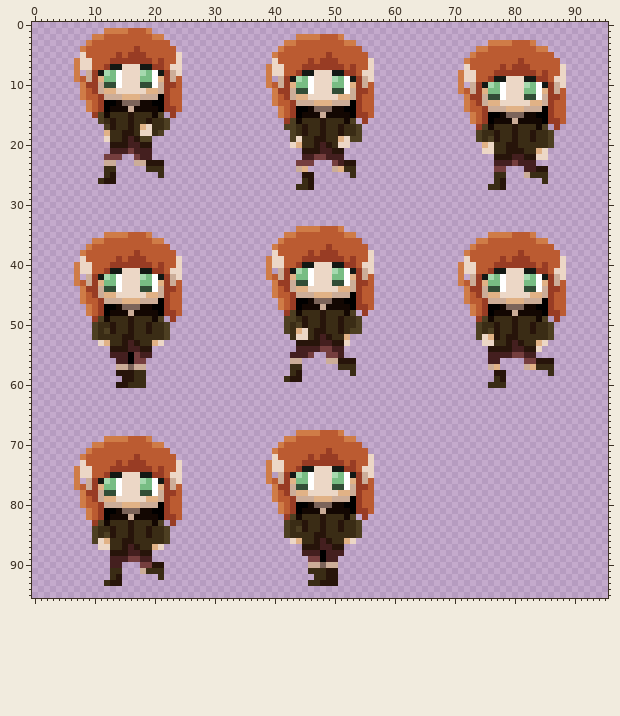
Edited in one commit: sprite sheet (IGB100Game/Assets/Sprites/Player/Walk.png). The picture above was drawn from the file before the commit.
The file is 96x96 pixels.
The same view after the edit:
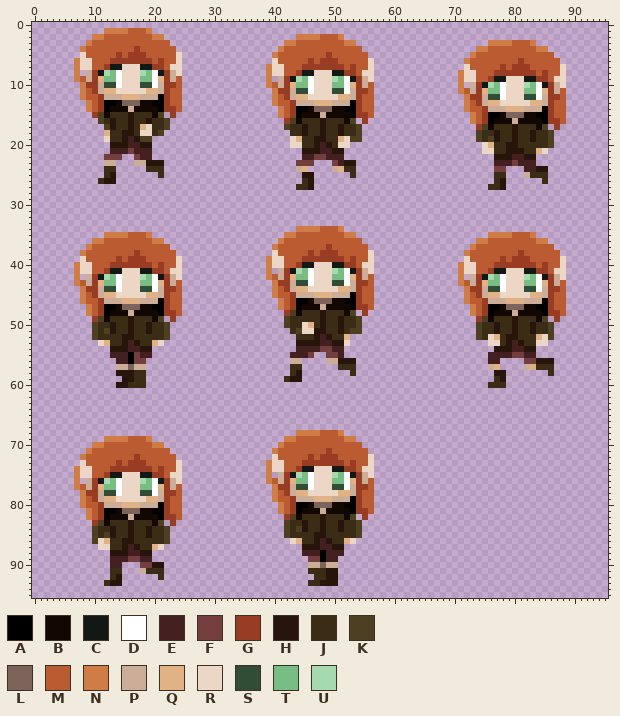
Palette (. is transparent): A #000000  B #130702  C #131814  D #ffffff  E #441f1f  F #753e3e  G #983c24  H #27140a  J #3a2c15  K #4d3f22  L #7c645a  M #bb5b31  N #cf7c47  P #ccad98  Q #e1b286  R #ecd7c6  S #314d36  T #78bd84  U #a5d9ae
Message: Fix Walk Animation fixed the hands
Diff:
{"y":17,"x":43,"old":"K","new":"J"}
{"y":18,"x":43,"old":"K","new":"J"}
{"y":19,"x":43,"old":"KR","new":"RQ"}
{"y":20,"x":44,"old":"Q","new":"R"}
{"y":20,"x":75,"old":"QR","new":"RQ"}
{"y":22,"x":84,"old":"RR","new":".."}
{"y":49,"x":43,"old":"K","new":"J"}
{"y":49,"x":45,"old":"H","new":"J"}
{"y":50,"x":44,"old":"KHJ","new":"JRQ"}
{"y":51,"x":42,"old":"K","new":"."}
{"y":51,"x":44,"old":"Q","new":"K"}
{"y":51,"x":46,"old":"J","new":"R"}
{"y":51,"x":76,"old":"K","new":"J"}
{"y":52,"x":43,"old":"JRR","new":".JJ"}
{"y":52,"x":75,"old":"RQH","new":"JRQ"}
{"y":52,"x":84,"old":"JJ","new":"QR"}
{"y":53,"x":75,"old":"R","new":"."}
{"y":53,"x":77,"old":"J","new":"R"}
{"y":53,"x":84,"old":"Q","new":"R"}
{"y":54,"x":76,"old":"H","new":"."}
{"y":54,"x":84,"old":"R","new":"."}
{"label":"changed","picture_box":[290,124,302,148]}
{"label":"changed","picture_box":[482,142,494,148]}
{"label":"erased","picture_box":[536,154,548,160]}
{"label":"changed","picture_box":[284,316,314,340]}
{"label":"changed","picture_box":[482,328,500,352]}
{"label":"changed","picture_box":[536,334,548,352]}
